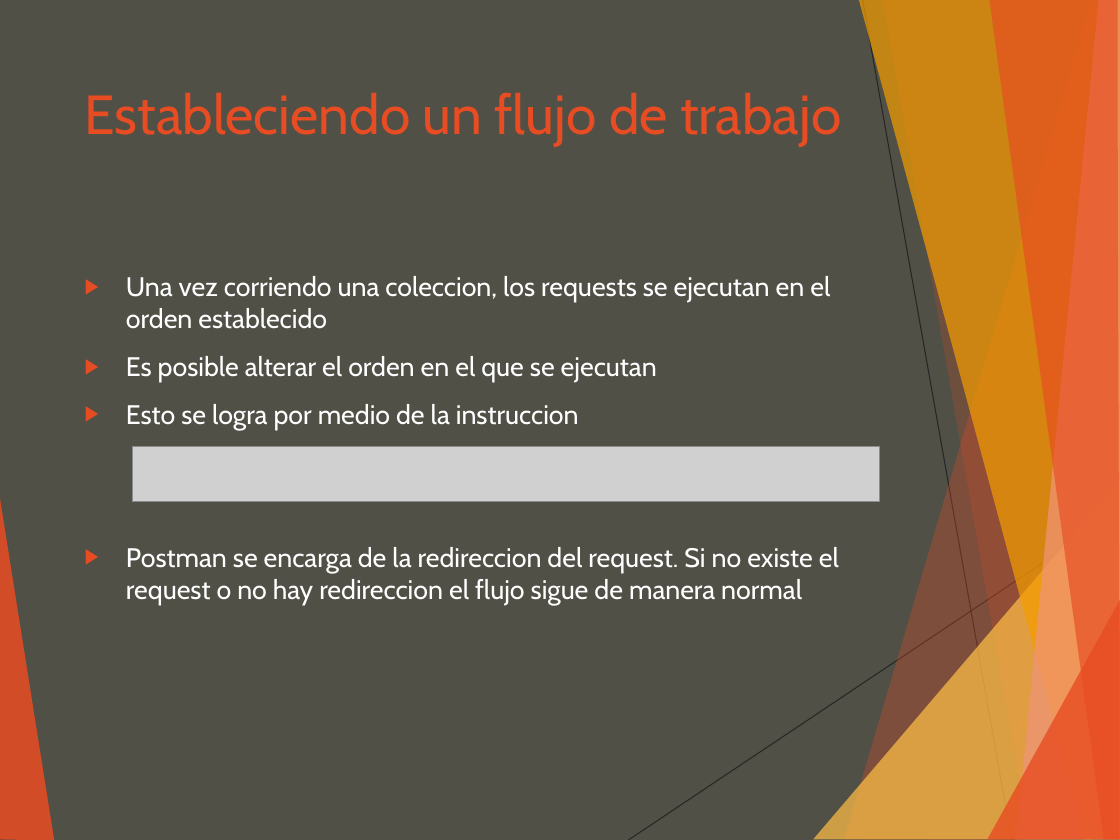
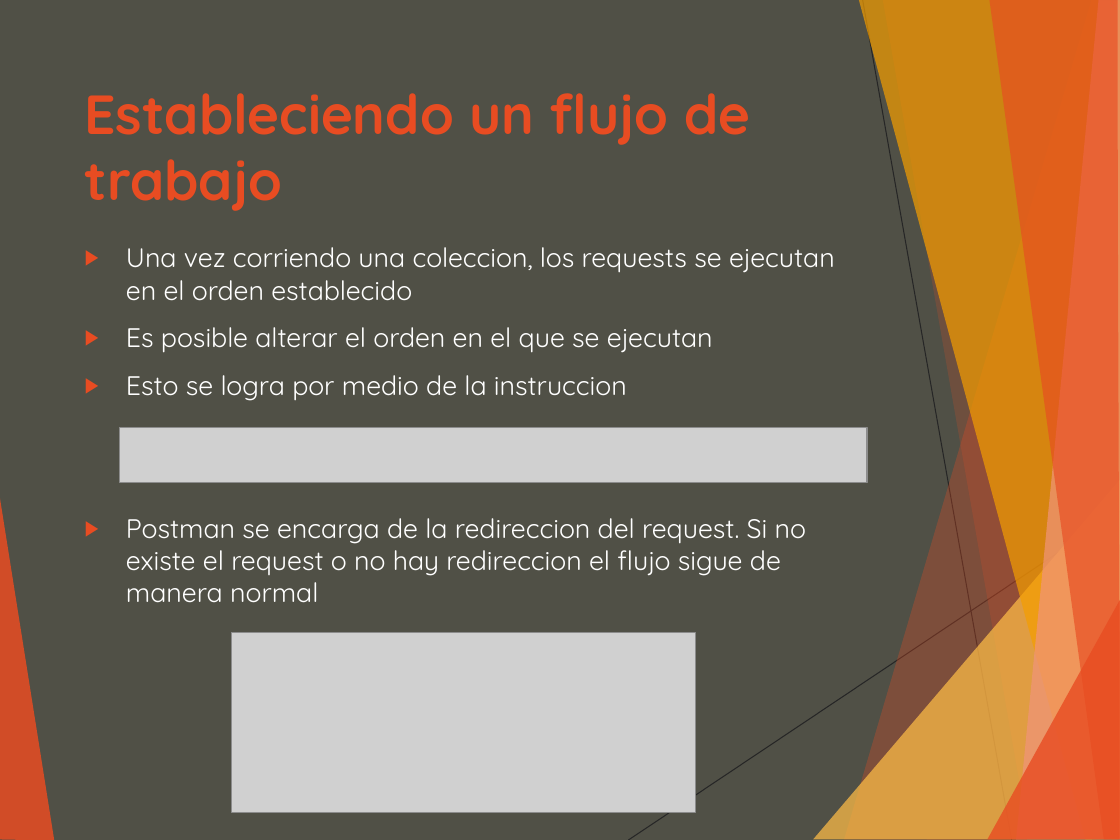
Before and after one commit to luisgepeto/PostmanCourse, a slide deck: slide 27 of Presentacion.ppt. Drawn at 1120x840 pixels with LibreOffice and Linux fonts; fonts in the diff are those of the drawing; grey boxes stand for pictures. Boxes give left, top, right and bottom in pixels: in the first picture for what was removed or moved away, otherwise in the second. Text is boxed around its words. In the diff, an @@ line names an element or a change of style, - is before the commit and + after.

```diff
--- a/Presentacion.ppt
+++ b/Presentacion.ppt
@@ text "Estableciendo un flujo de trabajo" at <box>85,93,750,211</box>: font Cabin to Quicksand, bold on @@
@@ text "Una vez corriendo una coleccion, ...": place and size @@
-text "Una vez corriendo una coleccion, ..." at <box>126,276,839,605</box>
+text "Una vez corriendo una coleccion, ..." at <box>126,247,835,603</box>
@@ text "Una vez corriendo una coleccion, ..." at <box>126,247,835,603</box>: font Cabin to Quicksand @@
@@ picture: place and size @@
-picture at <box>132,447,879,502</box>
+picture at <box>120,428,867,483</box>
@@ picture added at <box>232,632,695,812</box> @@
```
Also in this commit, not shown: 27 other slides changed, 4 other files.
